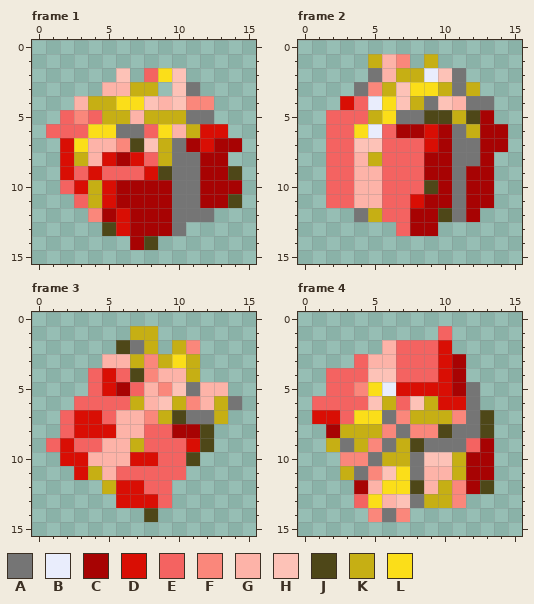
Two versions of one pixel-art file, res/sprites/Regalo.ase. The first picture shows the starting point.
16x16 pixels, 4 frames. Shown: frame 1, frame 2, frame 3, frame 4.
Palette (. is transparent): A #757575  B #e9edfc  C #a70303  D #d90e04  E #f46361  F #fa877b  G #fdb3a8  H #fdc2b7  J #4e4718  K #c6af14  L #fbde19
After:
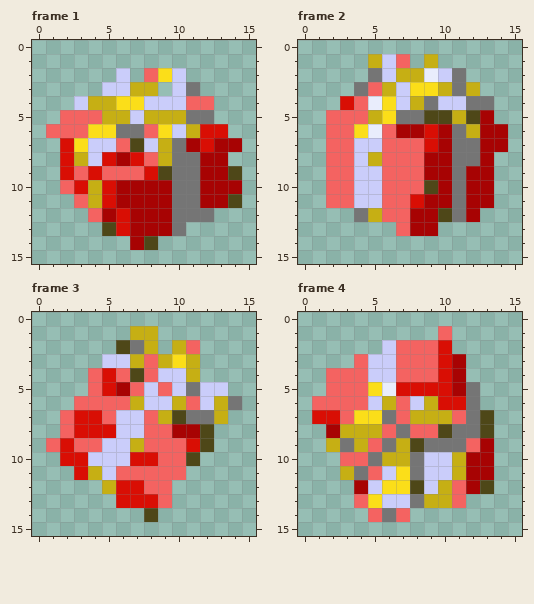
The edit:
Colour G changes from #fdb3a8 to #cacdfa.
Frame 1:
Colour F becomes colour E in row 4 at x 11 to 12; in row 5 at x 3; in row 7 at x 6; in row 12 at x 4.
Colour H becomes colour G in row 2 at x 6 and 10; in row 3 at x 10; in row 4 at x 8 and 10; in row 7 at x 8.
Frame 2:
Colour F becomes colour E in row 1 at x 7; in row 3 at x 5.
Colour H becomes colour G in row 2 at x 10; in row 3 at x 7; in row 4 at x 7 and 10; in row 7 at x 4 to 5.
Frame 3:
Colour F becomes colour E in row 2 at x 11; in rows 3 to 4 at x 8; in row 5 at x 9; in row 6 at x 11; in row 7 at x 8.
Colour H becomes colour G in row 5 at x 10; in row 6 at x 9.
Frame 4:
Colour F becomes colour E in row 5 at x 4; in row 7 at x 7 and 11; in row 8 at x 6 and 8 to 9; in row 9 at x 5; in row 10 at x 3 to 4; in row 11 at x 5.
Colour F becomes colour E in rows 12 to 13 at x 11; in row 14 at x 5 and 7.
Colour H becomes colour G in row 4 at x 5 to 6; in row 6 at x 5 and 8; in row 10 at x 9 to 10; in row 11 at x 6; in row 13 at x 7.
Boxes around the changes in both pictures, in picture pixels (x1, y1, x2, y2):
changed: (74, 68, 214, 166)
changed: (88, 208, 102, 222)
changed: (354, 54, 466, 208)
changed: (88, 340, 228, 480)
changed: (340, 340, 466, 522)
